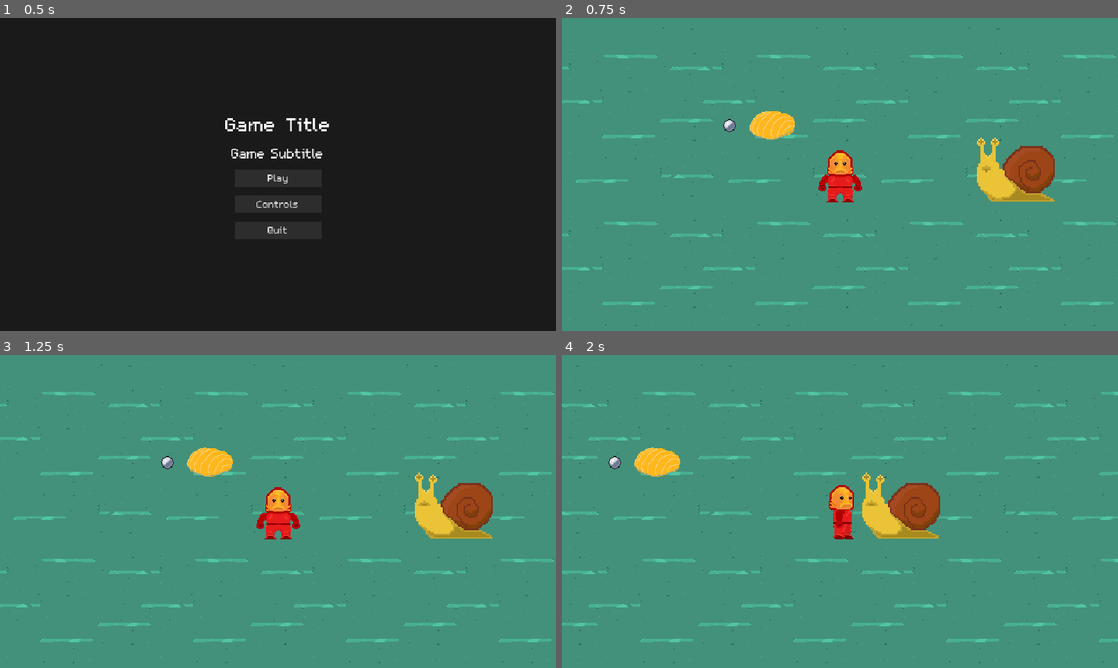
Above: before the commit, frames 1-4 (two rows, left to right).
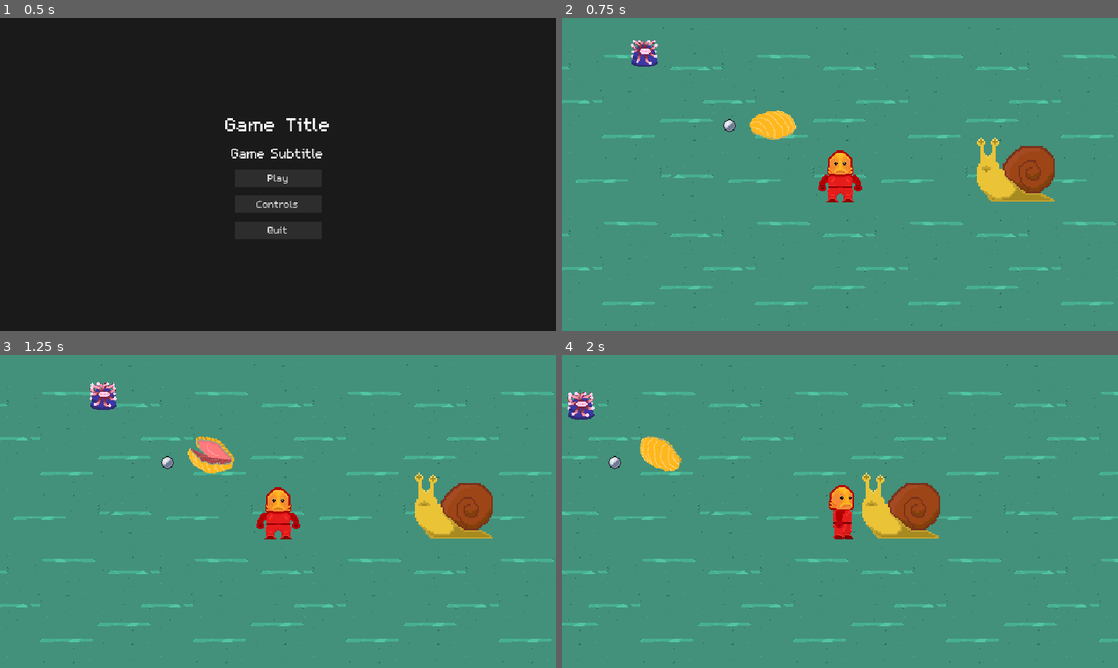
Above: after the commit, the same moments.

Repository: Splashy-Inc/enemy-anemone
Game: Godot game, scene res://SCENES/screen_manager.tscn
The game is run twice, just before and just after one commit, with the same random seed, the same clock (stepped at 60 frames per second) and the same inputs.
Inputs (mouse positions are in pixels of both pictures, inside the frame that each line leads up to):
- Up to frame 1 (0.5 s): no input
- Up to frame 2 (0.75 s): click "Play" at 0.5 s
- Up to frame 3 (1.25 s): no input
- Up to frame 4 (2 s): tap Enter at 1.25 s; move the mouse to (962, 495) at 1.27 s; press the mouse at (962, 495) at 1.28 s; hold D (right) from 1.28 s (still down)

Frame 1 is identical in both runs. In frame 2, 0.6% of the frame differs, in the area x 12-43%, y 7-39%; in frame 3, 1.0%, in the area x 16-43%, y 8-39%; in frame 4, 0.9%.

Commit message:
Clam follow in range enemies
Do fire pearl animation and call function.

Need to actually spawn a pearl next

Diff:
--- a/SCENES/clam.tscn
+++ b/SCENES/clam.tscn
@@ -1,5 +1,6 @@
-[gd_scene load_steps=6 format=3 uid="uid://bsa1pio43cai0"]
+[gd_scene load_steps=14 format=3 uid="uid://bsa1pio43cai0"]
 
+[ext_resource type="Script" path="res://SCRIPTS/clam.gd" id="1_j5dn6"]
 [ext_resource type="Texture2D" uid="uid://dkq5gidklwrqd" path="res://ASSETS/Art/clam/Clam.png" id="1_kwr1j"]
 
 [sub_resource type="AtlasTexture" id="AtlasTexture_g78g5"]
@@ -9,6 +10,18 @@
 [sub_resource type="AtlasTexture" id="AtlasTexture_54s2v"]
 atlas = ExtResource("1_kwr1j")
 region = Rect2(64, 0, 64, 64)
+
+[sub_resource type="AtlasTexture" id="AtlasTexture_cpt8r"]
+atlas = ExtResource("1_kwr1j")
+region = Rect2(128, 0, 64, 64)
+
+[sub_resource type="AtlasTexture" id="AtlasTexture_m767j"]
+atlas = ExtResource("1_kwr1j")
+region = Rect2(192, 0, 64, 64)
+
+[sub_resource type="AtlasTexture" id="AtlasTexture_dv08b"]
+atlas = ExtResource("1_kwr1j")
+region = Rect2(256, 0, 64, 64)
 
 [sub_resource type="SpriteFrames" id="SpriteFrames_cl15a"]
 animations = [{
@@ -22,20 +35,117 @@
 "loop": true,
 "name": &"default",
 "speed": 6.0
+}, {
+"frames": [{
+"duration": 1.0,
+"texture": SubResource("AtlasTexture_cpt8r")
+}, {
+"duration": 1.0,
+"texture": SubResource("AtlasTexture_m767j")
+}, {
+"duration": 1.0,
+"texture": SubResource("AtlasTexture_dv08b")
+}],
+"loop": false,
+"name": &"fire_pearl",
+"speed": 6.0
 }]
 
 [sub_resource type="CapsuleShape2D" id="CapsuleShape2D_nj5e2"]
 radius = 17.0
 height = 56.0
 
+[sub_resource type="CircleShape2D" id="CircleShape2D_81owy"]
+radius = 128.0
+
+[sub_resource type="Animation" id="Animation_xp7gq"]
+resource_name = "fire_pearl"
+length = 0.500017
+step = 0.166667
+tracks/0/type = "method"
+tracks/0/imported = false
+tracks/0/enabled = true
+tracks/0/path = NodePath(".")
+tracks/0/interp = 1
+tracks/0/loop_wrap = true
+tracks/0/keys = {
+"times": PackedFloat32Array(0),
+"transitions": PackedFloat32Array(1),
+"values": [{
+"args": [],
+"method": &"_fire_pearl"
+}]
+}
+tracks/1/type = "method"
+tracks/1/imported = false
+tracks/1/enabled = true
+tracks/1/path = NodePath("AttackRadius/AttackTimer")
+tracks/1/interp = 1
+tracks/1/loop_wrap = true
+tracks/1/keys = {
+"times": PackedFloat32Array(0),
+"transitions": PackedFloat32Array(1),
+"values": [{
+"args": [-1],
+"method": &"start"
+}]
+}
+tracks/2/type = "method"
+tracks/2/imported = false
+tracks/2/enabled = true
+tracks/2/path = NodePath("AnimatedSprite2D")
+tracks/2/interp = 1
+tracks/2/loop_wrap = true
+tracks/2/keys = {
+"times": PackedFloat32Array(0, 0.5),
+"transitions": PackedFloat32Array(1, 1),
+"values": [{
+"args": [&"fire_pearl", 1.0, false],
+"method": &"play"
+}, {
+"args": [&"default", 1.0, false],
+"method": &"play"
+}]
+}
+
+[sub_resource type="Animation" id="Animation_8ic2a"]
+length = 0.001
+
+[sub_resource type="AnimationLibrary" id="AnimationLibrary_sc2na"]
+_data = {
+"RESET": SubResource("Animation_8ic2a"),
+"fire_pearl": SubResource("Animation_xp7gq")
+}
+
 [node name="Clam" type="CharacterBody2D"]
+script = ExtResource("1_j5dn6")
 
 [node name="AnimatedSprite2D" type="AnimatedSprite2D" parent="."]
 sprite_frames = SubResource("SpriteFrames_cl15a")
+animation = &"fire_pearl"
 autoplay = "default"
-frame_progress = 0.996233
+flip_h = true
 
 [node name="CollisionShape2D" type="CollisionShape2D" parent="."]
 position = Vector2(0, 5)
 rotation = 1.5708
 shape = SubResource("CapsuleShape2D_nj5e2")
+
+[node name="AttackRadius" type="Area2D" parent="."]
+collision_layer = 0
+collision_mask = 4
+
+[node name="CollisionShape2D" type="CollisionShape2D" parent="AttackRadius"]
+shape = SubResource("CircleShape2D_81owy")
+
+[node name="AttackTimer" type="Timer" parent="AttackRadius"]
+wait_time = 2.0
+one_shot = true
+
+[node name="AnimationPlayer" type="AnimationPlayer" parent="."]
+libraries = {
+"": SubResource("AnimationLibrary_sc2na")
+}
+
+[connection signal="body_entered" from="AttackRadius" to="." method="_on_attack_range_body_entered"]
+[connection signal="body_exited" from="AttackRadius" to="." method="_on_attack_radius_body_exited"]
--- a/SCENES/playground.tscn
+++ b/SCENES/playground.tscn
@@ -230,6 +230,9 @@
 [node name="Pearl" parent="GamePieces" instance=ExtResource("7_12brh")]
 position = Vector2(193, 441)
 
+[node name="Anemone" parent="GamePieces" instance=ExtResource("5_4386a")]
+position = Vector2(87, 354)
+
 [node name="Timer" type="Timer" parent="."]
 autostart = true
 
--- /dev/null
+++ b/SCRIPTS/clam.gd
@@ -0,0 +1,26 @@
+extends CharacterBody2D
+
+@export var target: Node2D
+
+@onready var attack_timer: Timer = $AttackRadius/AttackTimer
+@onready var animation_player: AnimationPlayer = $AnimationPlayer
+
+var in_range_targets := []
+
+func _physics_process(delta: float) -> void:
+	if in_range_targets.size() > 0:
+		transform = transform.looking_at(in_range_targets.front().global_position)
+		if attack_timer.is_stopped():
+			animation_player.play("fire_pearl")
+
+func _on_attack_range_body_entered(body: Node2D) -> void:
+	if not body in in_range_targets:
+		in_range_targets.append(body)
+		if attack_timer.is_stopped():
+			animation_player.play("fire_pearl")
+
+func _on_attack_radius_body_exited(body: Node2D) -> void:
+	in_range_targets.erase(body)
+
+func _fire_pearl():
+	pass
